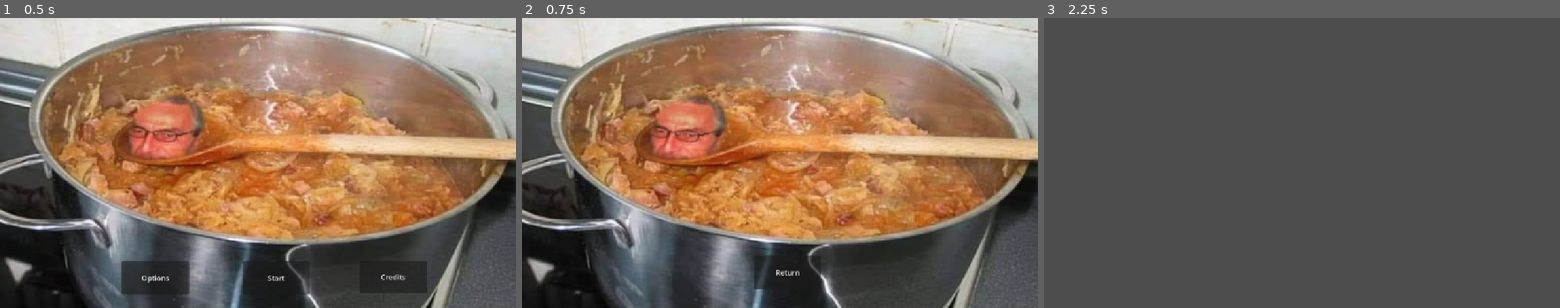
Above: before the commit, frames 1-3 (left to right).
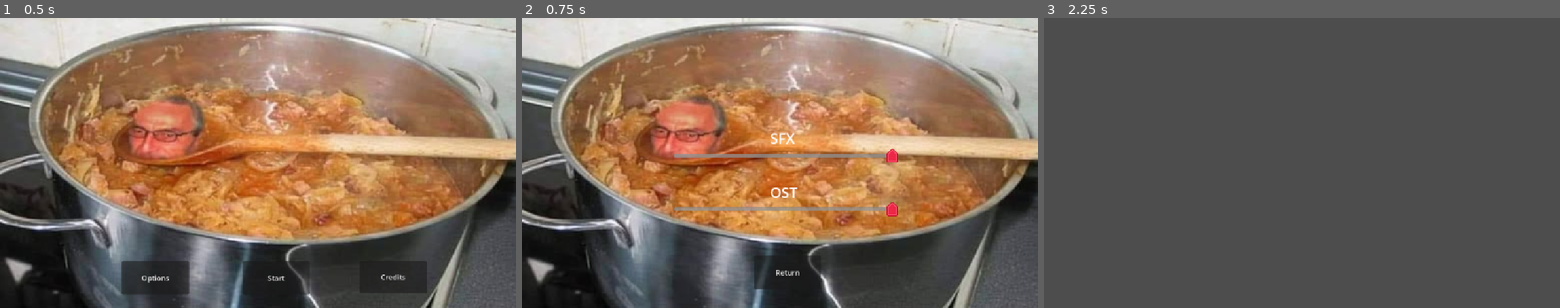
Above: after the commit, the same moments.

Repository: PSielchan/Soup
Game: Godot game, scene res://scenes/menu.tscn
Same seed, same stepped clock (60 frames per second), same inputs: the game is played once before the commit and once after it.
Inputs:
- Up to frame 1 (0.5 s): no input
- Up to frame 2 (0.75 s): click "Options" at 0.5 s
- Up to frame 3 (2.25 s): click "Return" at 1.25 s; click "Start" at 2 s

Frame 1 is identical in both runs. In frame 2, 1.5% of the frame differs, in the area x 29-73%, y 39-69%; in frame 3, nothing differs.

Commit message:
Add audio sliders to options

Diff:
--- a/soup/scenes/options.tscn
+++ b/soup/scenes/options.tscn
@@ -2,6 +2,7 @@
 
 [ext_resource type="Texture2D" uid="uid://ek8nrseh2uhm" path="res://assets/images/bigos.png" id="1_c2u1v"]
 [ext_resource type="Script" uid="uid://dbwi45pbi1y4f" path="res://scripts/options.gd" id="1_yjkok"]
+[ext_resource type="Texture2D" uid="uid://ebji37mxhmhg" path="res://assets/images/slide_hangle.png" id="3_2iy26"]
 
 [node name="Options" type="Node2D" unique_id=1024408769]
 script = ExtResource("1_yjkok")
@@ -19,4 +20,50 @@
 offset_bottom = 606.0
 text = "Return"
 
+[node name="SFX" type="HSlider" parent="." unique_id=1750279247]
+offset_left = 339.0
+offset_top = 292.0
+offset_right = 839.0
+offset_bottom = 324.0
+theme_override_icons/grabber = ExtResource("3_2iy26")
+theme_override_icons/grabber_highlight = ExtResource("3_2iy26")
+theme_override_icons/grabber_disabled = ExtResource("3_2iy26")
+max_value = 1.0
+step = 0.01
+value = 1.0
+
+[node name="Label" type="Label" parent="SFX" unique_id=491865771]
+layout_mode = 0
+offset_left = 215.0
+offset_top = -46.0
+offset_right = 276.0
+offset_bottom = -1.0
+theme_override_colors/font_color = Color(1, 1, 1, 1)
+theme_override_font_sizes/font_size = 32
+text = "SFX"
+
+[node name="OST" type="HSlider" parent="." unique_id=1477331267]
+offset_left = 339.0
+offset_top = 411.0
+offset_right = 839.0
+offset_bottom = 443.0
+theme_override_icons/grabber = ExtResource("3_2iy26")
+theme_override_icons/grabber_highlight = ExtResource("3_2iy26")
+theme_override_icons/grabber_disabled = ExtResource("3_2iy26")
+max_value = 1.0
+step = 0.01
+value = 1.0
+
+[node name="Label" type="Label" parent="OST" unique_id=1284413318]
+layout_mode = 0
+offset_left = 215.0
+offset_top = -44.0
+offset_right = 276.0
+offset_bottom = 1.0
+theme_override_colors/font_color = Color(1, 1, 1, 1)
+theme_override_font_sizes/font_size = 32
+text = "OST"
+
 [connection signal="button_down" from="TextureRect/Return" to="." method="_on_return_button_down"]
+[connection signal="value_changed" from="SFX" to="." method="_on_sfx_value_changed"]
+[connection signal="value_changed" from="OST" to="." method="_on_ost_value_changed"]
--- a/soup/scripts/audio/audio_manager.gd
+++ b/soup/scripts/audio/audio_manager.gd
@@ -3,10 +3,14 @@
 @onready var _ost = $OST
 @onready var _sfx = $SFX
 @onready var _current_music := ""
+@onready var _current_music_volume = 1.0
+@onready var _current_sfx_volume = 1.0
+@onready var _sfx_index : int = AudioServer.get_bus_index("SFX")
+@onready var _music_index : int = AudioServer.get_bus_index("OST")
 
 func _ready() -> void:
-	AudioServer.set_bus_volume_db(AudioServer.get_bus_index("SFX"), linear_to_db(0.5))
-	AudioServer.set_bus_volume_db(AudioServer.get_bus_index("OST"), linear_to_db(0.5))
+	AudioServer.set_bus_volume_db(_sfx_index, linear_to_db(_current_sfx_volume))
+	AudioServer.set_bus_volume_db(_music_index, linear_to_db(_current_music_volume))
 
 
 func play_music(name: String) -> void:
@@ -20,10 +24,18 @@
 
 
 func set_music_volume(value: float) -> void:
-	var index = AudioServer.get_bus_index("OST")
-	var db = str(AudioServer.get_bus_volume_db(index))
-	AudioServer.set_bus_volume_db(AudioServer.get_bus_index("OST"), linear_to_db(value))
+	_current_music_volume = value
+	AudioServer.set_bus_volume_db(_music_index, linear_to_db(_current_music_volume))
+
+
+func get_music_volume() -> float:
+	return _current_music_volume
+
+
+func get_sfx_volume() -> float:
+	return _current_sfx_volume
 
 
 func set_effects_volume(value: float) -> void:
-	AudioServer.set_bus_volume_db(AudioServer.get_bus_index("SFX"), linear_to_db(value))
+	_current_sfx_volume = value
+	AudioServer.set_bus_volume_db(_sfx_index, linear_to_db(_current_sfx_volume))
--- a/soup/scripts/options.gd
+++ b/soup/scripts/options.gd
@@ -1,6 +1,21 @@
 extends Node2D
+
+@onready var _ost = $OST
+@onready var _sfx = $SFX
+
+func _ready() -> void:
+	_ost.value = AudioManager.get_music_volume()
+	_sfx.value = AudioManager.get_sfx_volume()
 
 
 func _on_return_button_down() -> void:
 	AudioManager.play_effect("click_sound_2.mp3")
 	get_tree().change_scene_to_file("res://scenes/menu.tscn")
+
+
+func _on_ost_value_changed(value: float) -> void:
+	AudioManager.set_music_volume(value)
+
+
+func _on_sfx_value_changed(value: float) -> void:
+	AudioManager.set_effects_volume(value)
Not shown, removed: soup/assets/audio/sfx/click_sound_1.mp3.import
Not shown, removed: soup/assets/audio/sfx/click_sound_4.mp3.import
Not shown, removed: soup/assets/audio/sfx/click_sound_5.mp3.import
Not shown, removed: soup/assets/audio/sfx/click_sound_6.mp3.import
Binary file added: soup/assets/images/slide_hangle.png
Not shown, added: soup/assets/images/slide_hangle.png.import
Binary file added: soup/assets/images/slide_horizontal_color.png
Not shown, added: soup/assets/images/slide_horizontal_color.png.import
Not shown, removed: soup/assets/audio/sfx/click_sound_1.mp3
Not shown, removed: soup/assets/audio/sfx/click_sound_4.mp3
Not shown, removed: soup/assets/audio/sfx/click_sound_5.mp3
Not shown, removed: soup/assets/audio/sfx/click_sound_6.mp3
